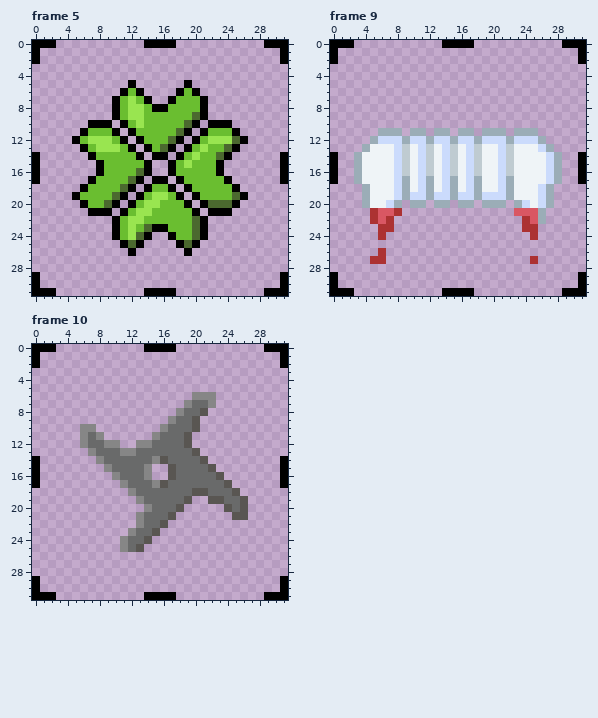
Pixel-art file, stored at aseprite/CardsIcons.aseprite. The picture above was drawn from the file before the commit.
32x32 pixels, 17 frames. Colours within 5 levels of each other are drawn and written as one. Shown: frame 5, frame 9, frame 10. The commit also changed other frames, which this record leaves out.
Now the later version:
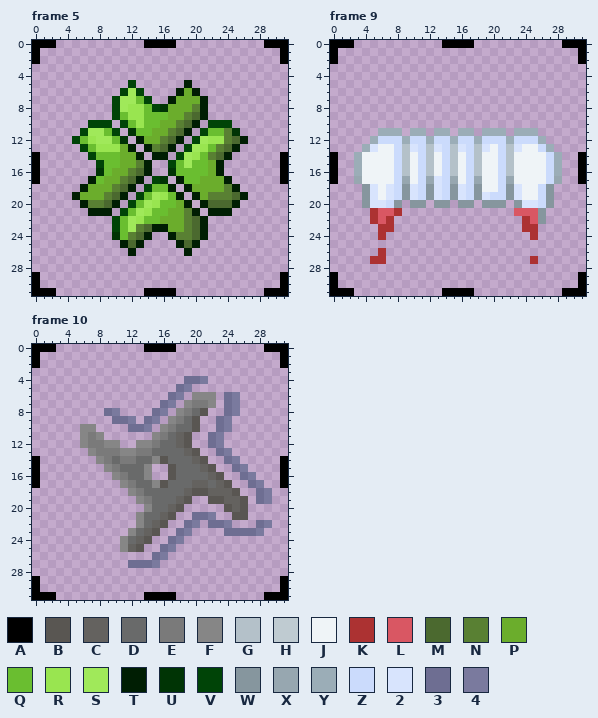
Palette (. is transparent): A #000000  B #595652  C #64625f  D #696a6a  E #7a7a7a  F #868686  G #b4c1c9  H #bfcbd1  J #eff4f7  K #ac3232  L #d95763  M #4b692f  N #598033  P #6bad2c  Q #6abe30  R #99e550  S #a0e95a  T #001e03  U #003405  V #004407  W #86969e  X #97a7b0  Y #9badb7  Z #cbdbfc  2 #d8e4fd  3 #6e6e92  4 #7a7a9e
What changed:
Frame 5:
y 5: x 12 A -> V; x 19 A -> T
y 6: x 11..13 AQA -> VSV; x 18..20 AQA -> TPT
y 7: x 10..12 AQR -> VSS; x 14 A -> V; x 17..21 AQQQA -> TPPPT
y 8: x 10..11 AQ -> VS; x 15..21 AAQQQQA -> VUPPPNT
y 9: x 10 A -> V; x 17..19 QQQ -> PPN; x 21 A -> T
y 10: x 7..9 AAA -> VVV; x 11 A -> V; x 16..18 QQQ -> PPN; x 20 A -> T; x 22..24 AAA -> VVV
y 11: x 6..8 AQQ -> VSS; x 10 A -> V; x 12 A -> U; x 15..17 QQQ -> PPN; x 19 A -> T; x 21 A -> V; x 24..25 QA -> NU
y 12: x 5 A -> V; x 8..9 RR -> SS; x 11 A -> U; x 13..16 AQQQ -> TPPN; x 18 A -> T; x 20..21 AQ -> VS; x 24 R -> N; x 26 A -> T
y 13: x 6 A -> V; x 11..12 QA -> PT; x 14..15 AQ -> TN; x 17 A -> T; x 19..20 AQ -> VS; x 23 Q -> N; x 25 A -> T
y 14: x 7 A -> V; x 11..13 QQA -> PPT; x 15..16 AA -> TT; x 18..19 AQ -> VS; x 22 Q -> N; x 24 A -> T
y 15: x 8 A -> V; x 11..14 QQQA -> PPNT; x 17 A -> V; x 19 R -> S; x 22..23 QA -> PT
y 16: x 8 A -> U; x 10..12 QQQ -> PPN; x 14 A -> T; x 17 A -> U; x 22..23 QA -> PT
y 17: x 7 A -> T; x 9..11 QQQ -> PPN; x 13 A -> T; x 15..16 AA -> VU; x 18 A -> T; x 21..24 QQQA -> PPPT
y 18: x 6..10 AQQQQ -> TPPPN; x 12 A -> T; x 14 A -> V; x 17 A -> T; x 19..25 AQQQQQA -> TPPPPNT
y 19: x 5..9 AQQQQ -> TPPPN; x 11 A -> T; x 13 A -> V; x 15 R -> S; x 18 A -> T; x 20..24 AQQQQ -> TPNNN; x 26 A -> T
y 20: x 6..8 AQQ -> TNN; x 10 A -> T; x 12 A -> V; x 14 R -> S; x 18..19 QA -> PT; x 21 A -> T; x 25 A -> T
y 21: x 7..9 AAA -> TTT; x 11 A -> V; x 13 R -> S; x 17..20 QQQA -> PPNT; x 22..24 AAA -> TTT
y 22: x 10 A -> V; x 12 R -> S; x 16..19 QQQQ -> PPPN; x 21 A -> T
y 23: x 10 A -> V; x 12..13 RQ -> SN; x 15..19 AAQQQ -> TTPPN; x 21 A -> T
y 24: x 10 A -> U; x 12 R -> N; x 14 A -> T; x 17..19 AQQ -> TNN; x 21 A -> T
y 25: x 11 A -> T; x 13 A -> T; x 18 A -> T; x 20 A -> T
y 26: x 12 A -> T; x 19 A -> T
Frame 9:
y 13: x 5 J -> 2; x 9..10 HJ -> G2; x 12..13 HJ -> G2; x 15..16 HJ -> G2; x 18..19 HJ -> G2; x 22..23 HJ -> G2
y 14..16: x 9 H -> G; x 12 H -> G; x 15 H -> G; x 18 H -> G; x 22 H -> G
y 17: x 3 Y -> X; x 9 Y -> X; x 12..13 YJ -> X2; x 15 Y -> X; x 18 Y -> X; x 22 Y -> X; x 28 Y -> X
y 18: x 4..5 YJ -> W2; x 7 J -> 2; x 9..10 YJ -> W2; x 12..13 YJ -> W2; x 15..16 YJ -> W2; x 18 Y -> W; x 22..23 YJ -> W2; x 27 Y -> W
y 19: x 4..5 YJ -> W2; x 7 J -> 2; x 9..10 YZ -> W2; x 12..13 YZ -> W2; x 15..16 YZ -> W2; x 18..19 YZ -> W2; x 22..23 YJ -> W2; x 27 Y -> W
y 20: x 4..6 YJJ -> W22; x 8 Y -> W; x 10..11 YY -> WW; x 13..14 YY -> WW; x 16..17 YY -> WW; x 19..21 YYY -> WWW; x 23..25 YZJ -> W22; x 27 Y -> W
y 21..22: x 26 Y -> W
Frame 10:
y 4: x 19..21 ... -> 334
y 5: x 18..19 .. -> 34
y 6: x 17..18 .. -> 34; x 24..25 .. -> 34
y 7: x 16..17 .. -> 34; x 20..21 DD -> EE; x 24..25 .. -> 34
y 8: x 9..10 .. -> 34; x 15..16 .. -> 34; x 19 D -> E; x 24..25 .. -> 34
y 9: x 10..12 ... -> 334; x 14..15 .. -> 34; x 18 D -> E; x 23..24 .. -> 34
y 10: x 12..14 ... -> 334; x 17 D -> E; x 23..24 .. -> 34
y 11: x 7 D -> E; x 16 D -> E; x 18 D -> C; x 22..23 .. -> 34
y 12: x 7..8 DD -> EE; x 15 D -> E; x 18 D -> C; x 22..23 .. -> 34
y 13: x 8..10 DDD -> EEE; x 13..14 DD -> EE; x 19 D -> C; x 23..24 .. -> 34
y 14: x 9 D -> E; x 11..12 DD -> EE; x 20 D -> C; x 24..25 .. -> 34
y 15: x 10 D -> E; x 21 D -> C; x 25..26 .. -> 34
y 16: x 11 D -> E; x 22 D -> C; x 26..27 .. -> 34
y 17: x 12 D -> E; x 20..21 DD -> CC; x 23 D -> C; x 27..28 .. -> 34
y 18: x 13 D -> E; x 19 D -> C; x 22..24 DDD -> CCC; x 28..29 .. -> 34
y 19: x 14 D -> E; x 18 D -> C; x 24..25 DD -> CC; x 28..29 .. -> 34
y 20: x 17 D -> C; x 25 D -> C
y 21: x 16 D -> C; x 20..22 ... -> 334
y 22: x 15 D -> C; x 19..20 .. -> 34; x 22..24 ... -> 334; x 28..29 .. -> 34
y 23: x 14 D -> C; x 18..19 .. -> 34; x 24..28 ..... -> 33334
y 24: x 13 D -> C; x 17..18 .. -> 34
y 25: x 12 D -> C; x 16..17 .. -> 34
y 26: x 15..16 .. -> 34
y 27: x 12..15 .... -> 3334
